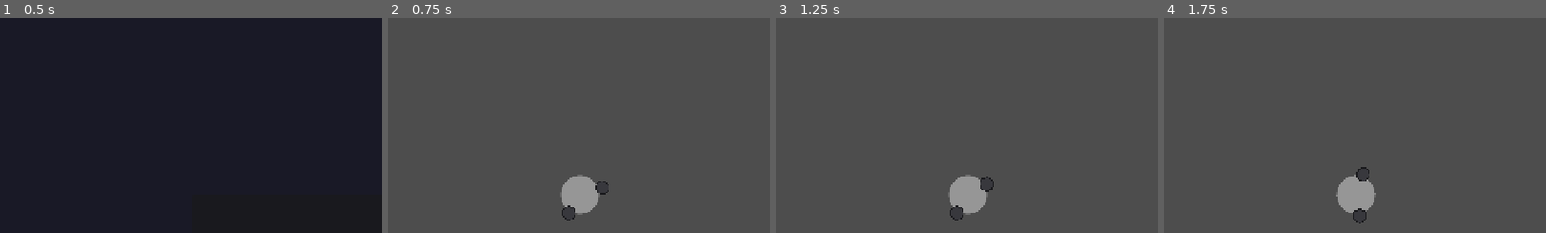
Above: before the commit, frames 1-4 (left to right).
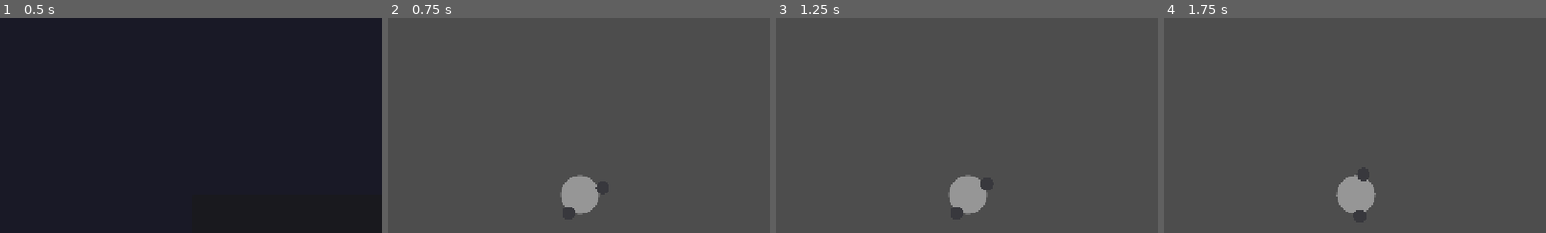
Above: after the commit, the same moments.

Repository: appall0010/slain-io-reborn-2d
Game: Godot game, scene res://player.tscn
Two runs of this game, one before a commit and one after it. Both use one fixed random seed, a clock stepped at 60 frames per second and the inputs below. This scene is started directly instead of the project's main scene. The engine's default icon, where the game draws it, is replaced by a stand-in: a white triangle on a blue panel in a dark square.
Inputs (mouse positions are % of the whole screen's width and height, from its top left):
- Up to frame 1 (0.5 s): no input
- Up to frame 2 (0.75 s): click "ПОДКЛЮЧИТЬСЯ (CLIENT)" at 0.5 s
- Up to frame 3 (1.25 s): no input
- Up to frame 4 (1.75 s): tap Enter at 1.25 s; move the mouse to (72, 45) at 1.27 s; hold Right (ui_right) from 1.28 s (still down); click (72, 45) at 1.42 s
The pictures show only the part of the screen within x 25-75%, y 9-59%; the shares and areas given below are measured in that part.

Frame 1 is identical in both runs. In frame 2, 0.1% of the frame differs, in the area x 45-58%, y 76-95%; in frame 3, 0.1%; in frame 4, 0.1%, in the area x 49-54%, y 69-96%.

Commit message:
кулаки делаю

Diff:
--- a/fist.gd
+++ b/fist.gd
@@ -1,12 +1,7 @@
 extends Node2D
-## Простой "кулак" — рисуется кругом, как в оригинальном Slain.io.
-## Не требует отдельной текстуры: если захочешь заменить на спрайт,
-## просто добавь Sprite2D ребёнком и убери _draw().
 
 @export var radius: float = 11.0
-@export var fill_color: Color = Color(0.22, 0.22, 0.24) # тёмно-серый, как тело
-@export var outline_color: Color = Color(0.1, 0.1, 0.11)
+@export var fill_color: Color = Color(0.22, 0.22, 0.24)
 
 func _draw() -> void:
 	draw_circle(Vector2.ZERO, radius, fill_color)
-	draw_arc(Vector2.ZERO, radius, 0, TAU, 24, outline_color, 2.0)
Not shown, changed: logs/game.log
Not shown, removed: logs/game2026-09-04T13.17.14.log
Not shown, removed: logs/game2026-09-04T13.20.44.log
Not shown, removed: logs/game2026-09-04T13.26.02.log
Not shown, added: logs/game2026-09-04T13.31.34.log
Not shown, added: logs/game2026-09-04T13.32.27.log
Not shown, added: logs/game2026-09-04T13.34.24.log
Not shown, added: logs/game2026-09-04T13.36.26.log
